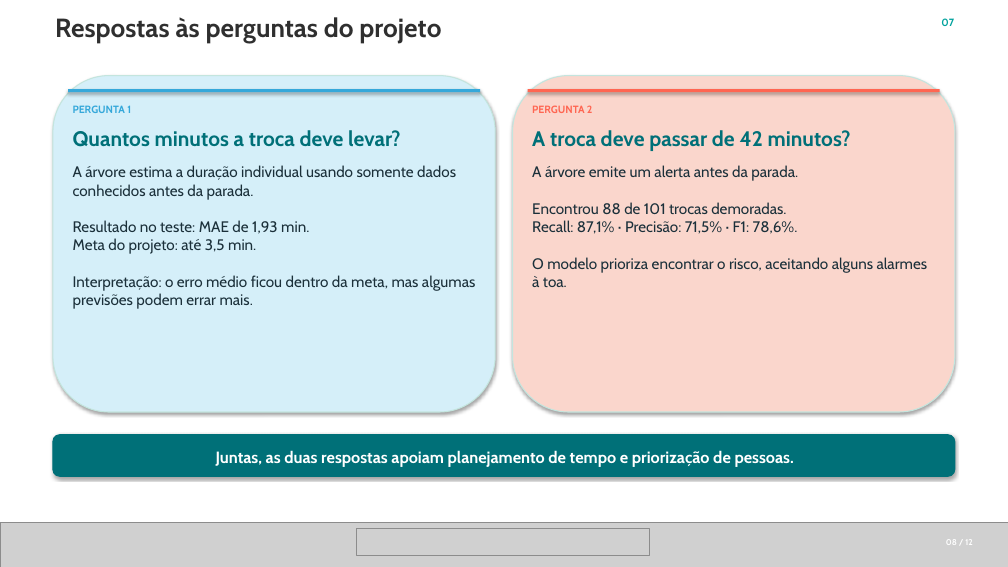
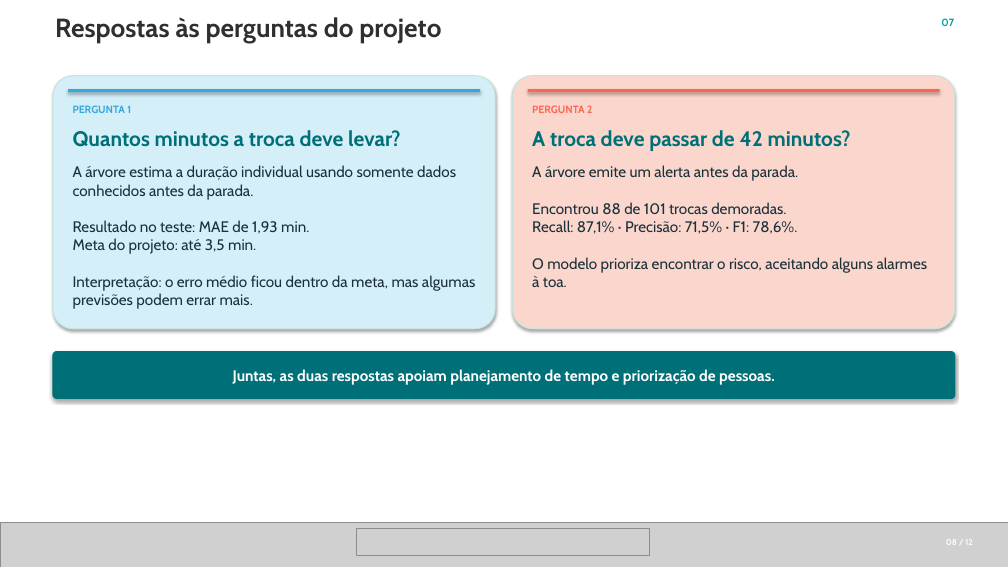
Before and after one commit to JulianaBallin/SMT-Changeover-Prediction, a slide deck: slide 8 of docs/apresentacao/apresentacao_smt_em_tempo.pptx. Drawn at 1008x567 pixels with LibreOffice and Linux fonts; fonts in the diff are those of the drawing; grey boxes stand for pictures; background and template pictures are left out. Boxes give left, top, right and bottom in pixels: in the first picture for what was removed or moved away, otherwise in the second. Text is boxed around its words. In the diff, an @@ line names an element or a change of style, - is before the commit and + after.

Commit message:
docs(slides): refine layout and spacing

```diff
--- a/docs/apresentacao/apresentacao_smt_em_tempo.pptx
+++ b/docs/apresentacao/apresentacao_smt_em_tempo.pptx
@@ rounded rectangle resized from (x1=53, y1=76, x2=495, y2=412) to (x1=53, y1=76, x2=495, y2=329) @@
@@ rounded rectangle at (x1=53, y1=76, x2=495, y2=329): proportions changed @@
@@ rounded rectangle at (x1=513, y1=76, x2=955, y2=329): proportions changed @@
@@ rounded rectangle resized from (x1=513, y1=76, x2=955, y2=412) to (x1=513, y1=76, x2=955, y2=329) @@
@@ rounded rectangle "Juntas, as duas respostas apoiam ..." resized from (x1=216, y1=450, x2=794, y2=467) to (x1=53, y1=352, x2=955, y2=399) @@
@@ rounded rectangle "Juntas, as duas respostas apoiam ..." at (x1=53, y1=352, x2=955, y2=399): size 15.5 to 14.5 pt; vertical alignment top to middle; fill none to #007078; outline none to #007078 1 pt; shadow on @@
@@ rounded rectangle removed at (x1=53, y1=435, x2=955, y2=476) @@
```
Also in this commit, not shown: 9 other slides changed, 2 other files.
